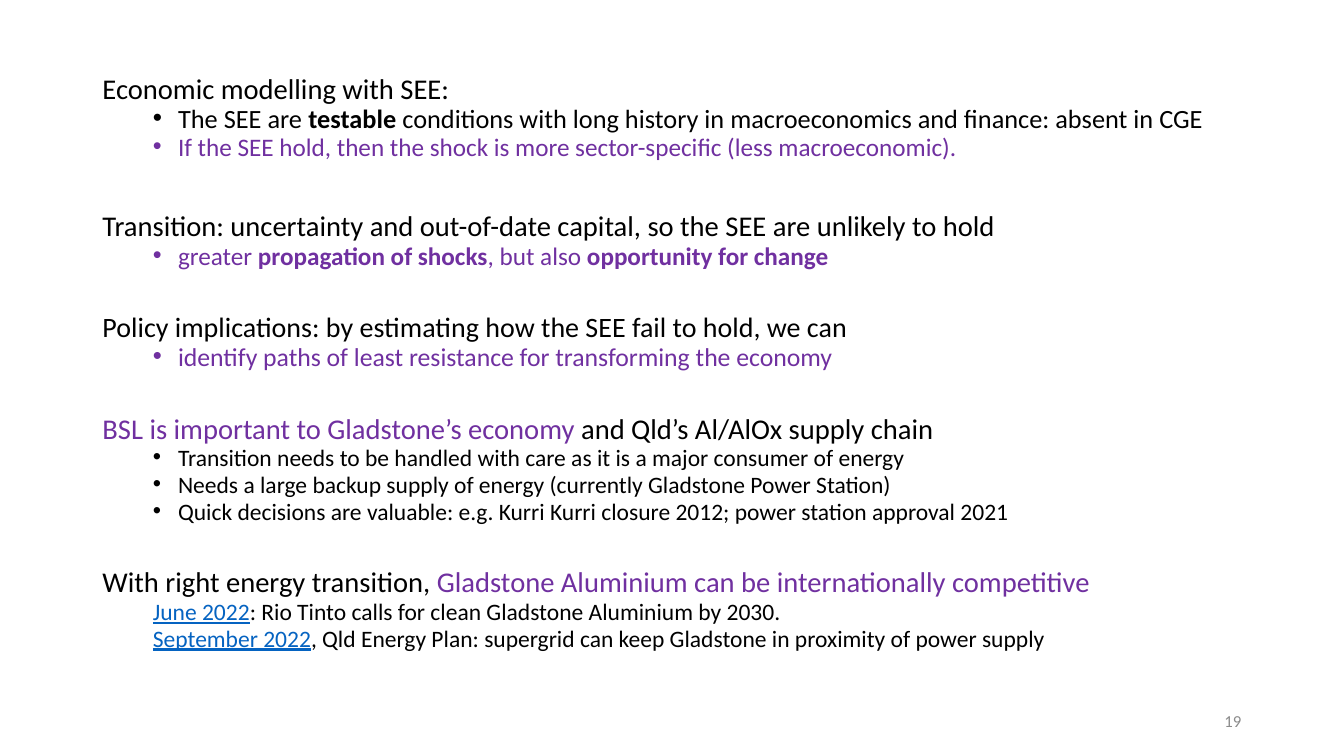
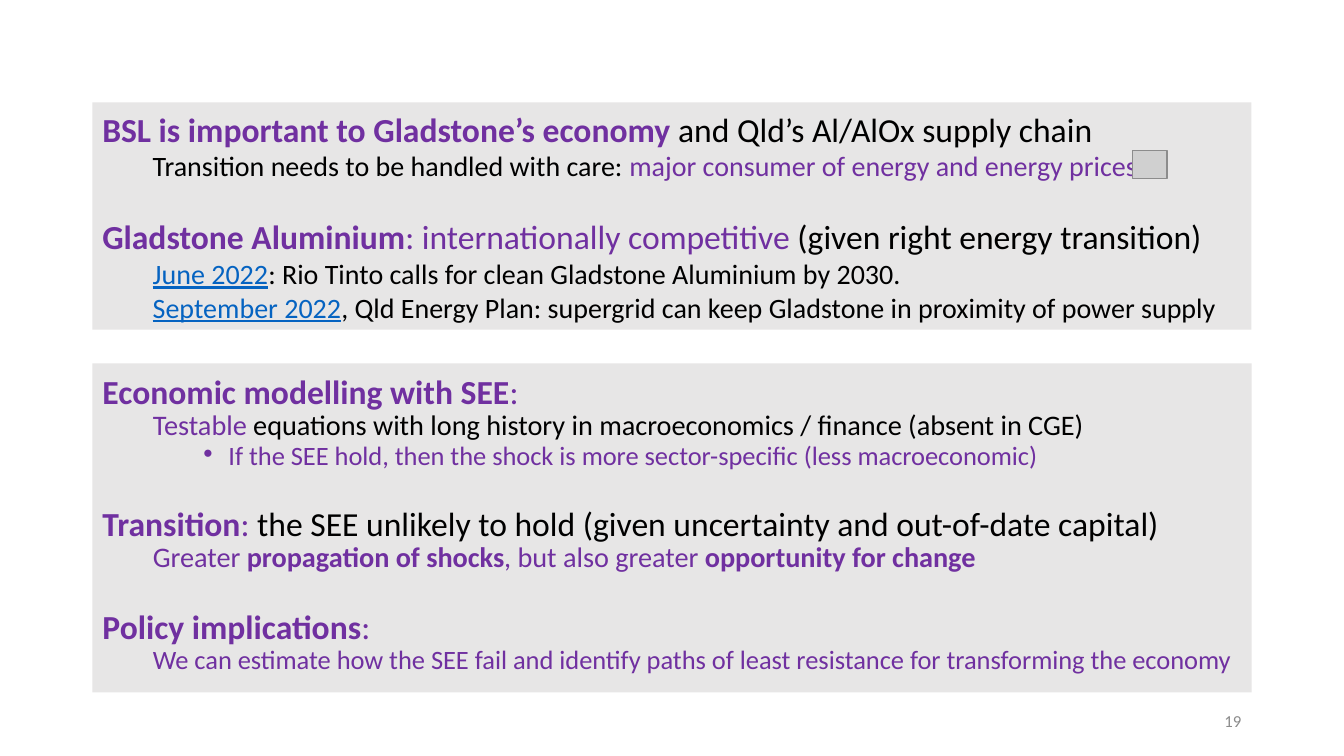
Before and after one commit to patrickocal/gladstone, a slide deck: slide 19 of powerpoint/glad-slides.pptx. Drawn at 1344x756 pixels with LibreOffice and Linux fonts; fonts in the diff are those of the drawing; grey boxes stand for pictures. Boxes give left, top, right and bottom in pixels: in the first picture for what was removed or moved away, otherwise in the second. Text is boxed around its words. In the diff, an @@ line names an element or a change of style, - is before the commit and + after.

```diff
--- a/powerpoint/glad-slides.pptx
+++ b/powerpoint/glad-slides.pptx
@@ rectangle added at (93, 103, 1252, 331), fill #E7E6E6, 20 pt, text #000000 @@
+BSL is important to Gladstone’s economy and Qld’s Al/AlOx supply chain
+  Transition needs to be handled with care: major consumer of energy and energy prices
+Gladstone Aluminium: internationally competitive (given right energy transition)
+  June 2022: Rio Tinto calls for clean Gladstone Aluminium by 2030.
+  September 2022, Qld Energy Plan: supergrid can keep Gladstone in proximity of power supply
@@ picture added at (1133, 150, 1168, 178) @@
@@ text "Economic modelling with SEE:": place and size @@
-text "Economic modelling with SEE:" at (102, 79, 1202, 651)
+text "Economic modelling with SEE:" at (93, 363, 1252, 692)
@@ text "Economic modelling with SEE:" at (93, 363, 1252, 692): vertical alignment top to middle; fill none to #E7E6E6 @@
@@ text at (102, 380, 519, 410): size 20.4 to 24.1 pt, text colour #000000 to #7030A0, bold on in "Economic modelling with SEE:" @@
@@ text at (102, 414, 1230, 674): text changed; size 16.8 to 18.9 pt; text colour #000000 to #7030A0 @@
-  • The SEE are testable conditions with long history in macroeconomics and finance: absent in CGE
-  • If the SEE hold, then the shock is more sector-specific (less macroeconomic).
-Transition: uncertainty and out-of-date capital, so the SEE are unlikely to hold
-  • greater propagation of shocks, but also opportunity for change
-Policy implications: by estimating how the SEE fail to hold, we can
-  • identify paths of least resistance for transforming the economy
-BSL is important to Gladstone’s economy and Qld’s Al/AlOx supply chain
-  • Transition needs to be handled with care as it is a major consumer of energy
-  • Needs a large backup supply of energy (currently Gladstone Power Station)
-  • Quick decisions are valuable: e.g. Kurri Kurri closure 2012; power station approval 2021
-With right energy transition, Gladstone Aluminium can be internationally competitive
-  June 2022: Rio Tinto calls for clean Gladstone Aluminium by 2030.
-  September 2022, Qld Energy Plan: supergrid can keep Gladstone in proximity of power supply
+  Testable equations with long history in macroeconomics / finance (absent in CGE)
+    • If the SEE hold, then the shock is more sector-specific (less macroeconomic)
+Transition: the SEE unlikely to hold (given uncertainty and out-of-date capital)
+  Greater propagation of shocks, but also greater opportunity for change
+Policy implications:
+  We can estimate how the SEE fail and identify paths of least resistance for transforming the economy
```
Also in this commit, not shown: 12 other slides changed, 2 other files.
